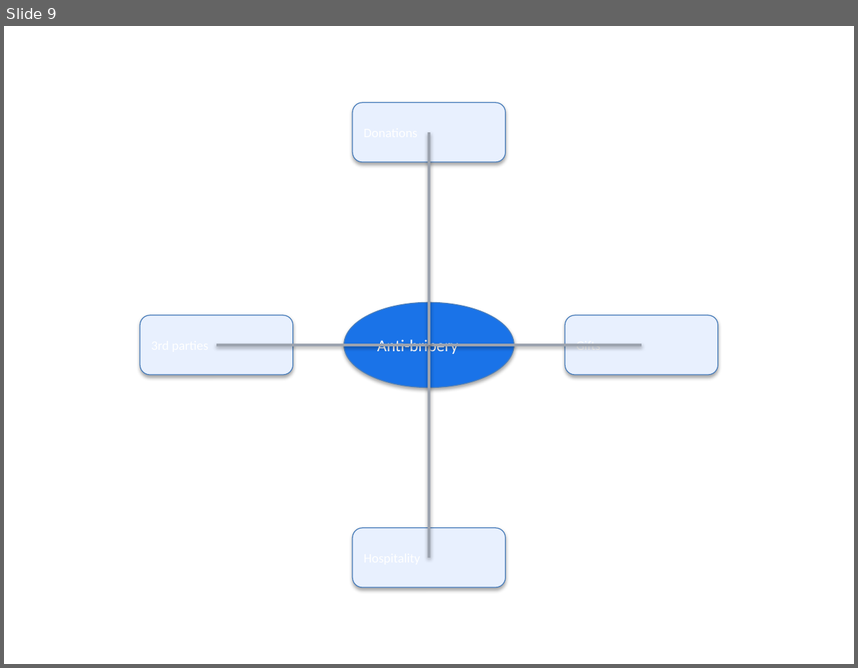
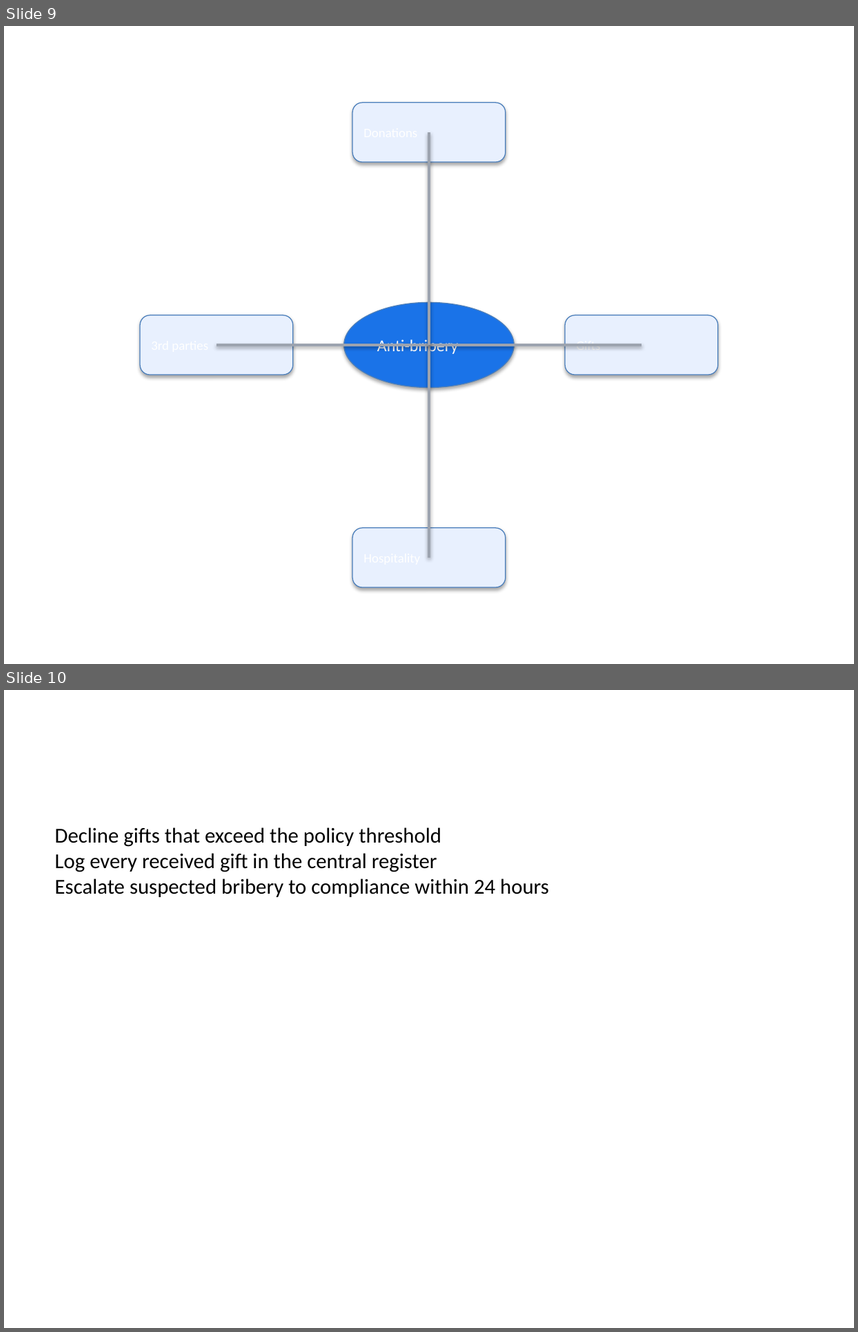
Before and after one commit to baram5g/autoresearch, a slide deck: examples/anti_bribery_for_procurement_partners__upgraded.pptx. Shown one above the other, each under a label of ours: slide 9 before the commit, slides 9 and 10 after it. The pictures are 858x668 and 858x1332 pixels, drawn with LibreOffice and Linux fonts; fonts in the diff are those of the drawing. Boxes give left, top, right and bottom in pixels: in the first picture for what was removed or moved away, otherwise in the second. Text is boxed around its words. In the diff, an @@ line names an element or a change of style, - is before the commit and + after.

```diff
--- a/examples/anti_bribery_for_procurement_partners__upgraded.pptx
+++ b/examples/anti_bribery_for_procurement_partners__upgraded.pptx
@@ slide 10 added at [4,690,854,1328], background #FFFFFF @@
@@ text added at [55,827,549,897], 18 pt, text #000000 @@
+Decline gifts that exceed the policy threshold
+Log every received gift in the central register
+Escalate suspected bribery to compliance within 24 hours
```
Also in this commit, not shown: 1 slide changed, 1 other slide added, 19 other files.
